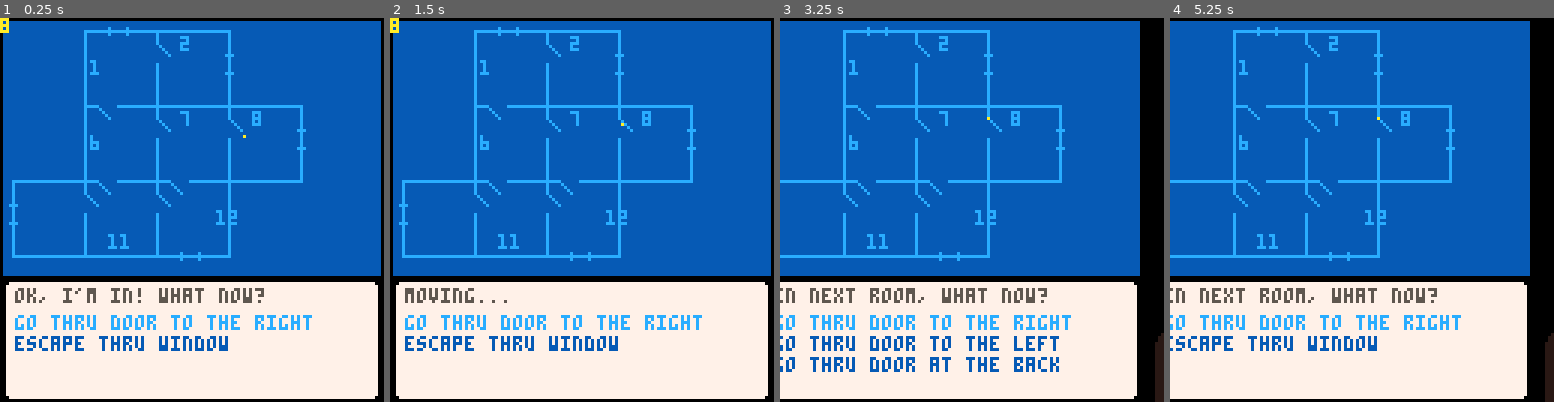
Above: before the commit, frames 1-4 (left to right).
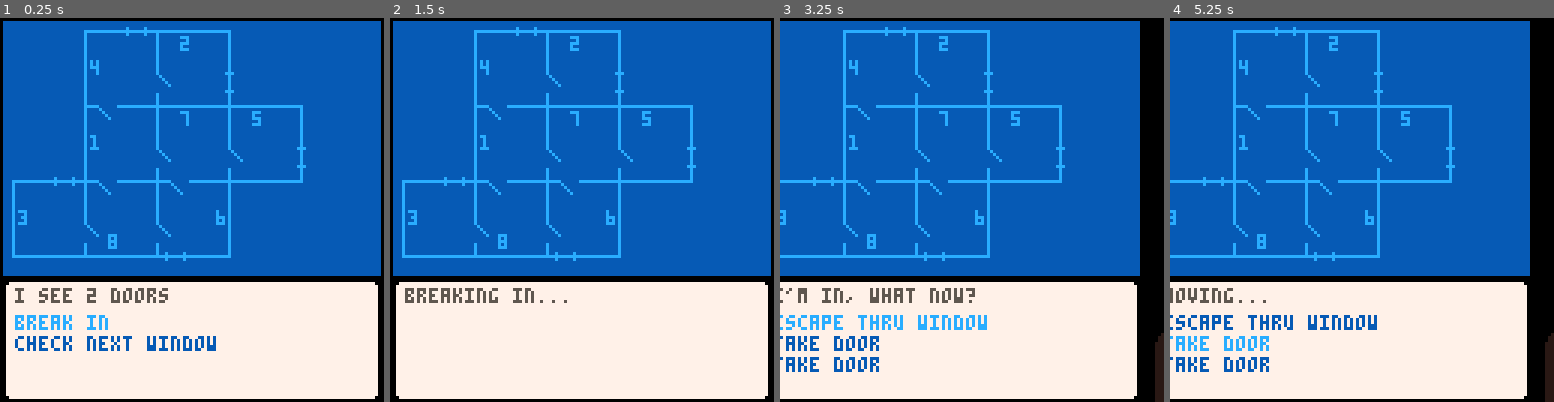
Above: after the commit, the same moments.

Repository: ironchestgames/pico-8-carts
Game: PICO-8 cartridge hackheist.p8
Two runs of this game, one before a commit and one after it. Both use one fixed random seed, a clock stepped at 60 frames per second and the inputs below.
Inputs:
- Up to frame 1 (0.25 s): no input
- Up to frame 2 (1.5 s): tap O (Z key) at 0.7 s
- Up to frame 3 (3.25 s): hold Right 1.6-2.1 s; tap O (Z key) every 0.4 s from 1.7 to 2.9 s; hold Up 2.15-2.42 s; hold Right 2.47-3.03 s; hold Left from 3.08 s (still down)
- Up to frame 4 (5.25 s): tap O (Z key) every 0.4 s from 3.3 to 4.9 s; release Left at 3.58 s; hold Down 3.63-3.97 s; hold Right 4.02-4.68 s; hold Up 4.73-5.03 s; hold Left from 5.08 s (still down)

The runs differ from the first frame. In frame 1, 4.2% of the frame differs, in the area x 0-82%, y 0-87%; in frame 2, 3.9%; in frame 3, 5.1%; in frame 4, 5.3%, in the area x 0-76%, y 2-93%.

Commit message:
hackheist - add breaking in, refactor

Diff:
--- a/hackheist.p8
+++ b/hackheist.p8
@@ -7,6 +7,8 @@
  printh(tostr(s),'debug',false)
 end
 
+menuitem(1,'debug',function() _debug=not _debug end)
+
 function flrrnd(n)
  return flr(rnd(n))
 end
@@ -19,13 +21,20 @@
  return t
 end
 
+function shuffle(_t)
+ for _i=#_t,2,-1 do
+  local _j=flrrnd(_i)+1
+  _t[_i],_t[_j]=_t[_j],_t[_i]
+ end
+ return _t
+end
+
 function dist(x1,y1,x2,y2)
  local dx,dy=(x2-x1)*0.1,(y2-y1)*0.1
  return sqrt(dx*dx+dy*dy)*10
 end
 
-
--- create rooms
+windows={}
 
 rooms={
  {
@@ -101,18 +110,19 @@
 
 partner={
  room=1,
- lastroom=1,
+ prevroom=1,
  xoff=5,
  yoff=10,
  c=0,
  state='idling',
 }
 
-msgstr='ok, i\'m in! what now?'
+msgstr=''
 
 
 function _init()
  rooms={}
+ windows={}
 
  -- west - 1,2
  -- north - 3,4
@@ -127,15 +137,13 @@
    y=flr(_i/5)*25,
    w=24,
    h=25,
-   objs={{},{},{},{},{},{},{},{},},
+   objs={{},{},{},{},{},{},{},{}},
   }
  end
 
  local _stepcount=20
  local _x=flrrnd(5)
  local _y=flrrnd(3)
-
- partner.room=_x+_y*5
 
  local _dirs={-1,1}
  local _i=1
@@ -170,17 +178,17 @@
 
   if _nextx < 5 and _nextx >= 0 and _nexty < 3 and _nexty >= 0 then
    if _nexty - _y == 1 then -- down
-    _curroom.objs[7]={ typ='door', leadsto=_nextroom.id, xoff=4, yoff=25 }
+    _curroom.objs[8]={ typ='door', leadsto=_nextroom.id, xoff=4, yoff=25 }
     _nextroom.objs[3]={ typ='door', leadsto=_curroom.id, xoff=4, yoff=0 }
    elseif _nexty - _y == -1 then -- up
     _curroom.objs[3]={ typ='door', leadsto=_nextroom.id, xoff=4, yoff=0 }
-    _nextroom.objs[7]={ typ='door', leadsto=_curroom.id, xoff=4, yoff=25 }
+    _nextroom.objs[8]={ typ='door', leadsto=_curroom.id, xoff=4, yoff=25 }
    elseif _nextx - _x == 1 then -- right
-    _curroom.objs[5]={ typ='door', leadsto=_nextroom.id, xoff=24, yoff=4 }
-    _nextroom.objs[1]={ typ='door', leadsto=_curroom.id, xoff=0, yoff=4 }
+    _curroom.objs[6]={ typ='door', leadsto=_nextroom.id, xoff=24, yoff=14 }
+    _nextroom.objs[1]={ typ='door', leadsto=_curroom.id, xoff=0, yoff=14 }
    elseif _nextx - _x == -1 then -- left
-    _curroom.objs[1]={ typ='door', leadsto=_nextroom.id, xoff=0, yoff=4 }
-    _nextroom.objs[5]={ typ='door', leadsto=_curroom.id, xoff=24, yoff=4 }
+    _curroom.objs[1]={ typ='door', leadsto=_nextroom.id, xoff=0, yoff=14 }
+    _nextroom.objs[6]={ typ='door', leadsto=_curroom.id, xoff=24, yoff=14 }
    end
 
    _x=_nextx
@@ -189,78 +197,26 @@
   end
  end
 
- -- put camera on doorless wall
- local _camrelstrs={
-  [1]={ -- west
-   nil, -- west
-   nil, -- west
-   'go thru door to the left', -- north
-   'go thru door to the left', -- north
-   'go thru door at the back', -- east
-   'go thru door at the back', -- east
-   'go thru door to the right', -- south
-   'go thru door to the right', -- south
-  },
-  [3]={ -- north
-   'go thru door to the right', -- west
-   'go thru door to the right', -- west
-   nil, -- north
-   nil, -- north
-   'go thru door to the left', -- east
-   'go thru door to the left', -- east
-   'go thru door at the back', -- south
-   'go thru door at the back', -- south
-  },
-  [5]={ -- east
-   'go thru door at the back', -- west
-   'go thru door at the back', -- west
-   'go thru door to the right', -- north
-   'go thru door to the right', -- north
-   nil, -- east
-   nil, -- east
-   'go thru door to the left', -- south
-   'go thru door to the left', -- south
-  },
-  [7]={ -- south
-   'go thru door to the left', -- west
-   'go thru door to the left', -- west
-   'go thru door at the back', -- north
-   'go thru door at the back', -- north
-   'go thru door to the right', -- east
-   'go thru door to the right', -- east
-   nil, -- south
-   nil, -- south
-  },
+ -- add cameras
+ local _pos={
+  [1]={x=2,y=10,otheri=2}, -- west
+  [3]={x=8,y=2,otheri=4}, -- north
+  [6]={x=20,y=10,otheri=5}, -- east
+  [8]={x=8,y=18,otheri=7}, -- south
  }
 
- local _pos={
-  [1]={x=2,y=10}, -- west
-  [3]={x=8,y=2}, -- north
-  [5]={x=20,y=10}, -- east
-  [7]={x=8,y=18}, -- south
- }
-
- local _dirs={1,3,5,7}
+ local _dirs={1,3,6,8}
+ local _addcampreds={}
 
  for _i=0,14 do
   local _room=_rooms[_i]
   for _dir in all(_dirs) do
-   if _room.objs[_dir].typ != 'door' then
+   if _room.objs[_dir].typ != 'door' and _room.objs[_pos[_dir].otheri].typ != 'door' then
     _room.objs[_dir]={ typ='camera', id=_room.id, xoff=_pos[_dir].x, yoff=_pos[_dir].y }
-
-    -- add string to doors
-    for _k=1,8 do
-     local _obj=_room.objs[_k]
-     if _obj.typ == 'door' then
-      _obj.str=_camrelstrs[_dir][_k]
-     end
-    end
-
     break
    end
   end
  end
-
 
  -- add only rooms w doors
  for _i=0,14 do
@@ -269,7 +225,6 @@
   for _obj in all(_room.objs) do
    if _obj.typ == 'door' then
     _hasdoor=true
-    break
    end
   end
 
@@ -278,23 +233,60 @@
   end
  end
 
- -- add windows
- local _min1window
+ -- fix camera ids
+ local _roomswithcam={}
  for _i=0,14 do
   local _room=rooms[_i]
-  if _room and (rnd() > .5 or not _min1window) then
-   if _i == 5 or _i == 10 or rooms[_i-1] == nil and _room.objs[1].typ != 'camera' then -- west
-    _room.objs[1]={ typ='window', xoff=-1, yoff=8 }
-   elseif (_i == 4 or _i == 9 or rooms[_i+1] == nil) and _room.objs[5].typ != 'camera' then -- east
-    _room.objs[5]={ typ='window', xoff=23, yoff=8 }
-   elseif (_i <= 5 or rooms[_i-5] == nil) and _room.objs[3].typ != 'camera' then  -- north
-    _room.objs[3]={ typ='window', xoff=8, yoff=-1 }
-   elseif (_i >= 10 or rooms[_i+5] == nil) and _room.objs[7].typ != 'camera' then -- south
-    _room.objs[7]={ typ='window', xoff=8, yoff=24 }
-   --  _min1window=true
-   end
-  end
- end
+  if _room then
+   for _obj in all(_room.objs) do
+    if _obj.typ == 'camera' then
+     add(_roomswithcam,_room)
+    end
+   end
+  end
+ end
+
+ shuffle(_roomswithcam)
+
+ for _i=1,#_roomswithcam do
+  local _room=_roomswithcam[_i]
+  if _i <= 9 then
+   for _obj in all(_roomswithcam[_i].objs) do
+    if _obj.typ == 'camera' then
+     _obj.id=_i
+    end
+   end
+  else
+   for _j=1,#_room.objs do
+    if _room.objs[_j].typ == 'camera' then
+     _room.objs[_j]={}
+    end
+   end
+  end
+ end
+
+ -- add windows
+ for _i=0,14 do
+  local _room=rooms[_i]
+  if _room then
+   if (rooms[_i-1] == nil or _i == 5 or _i == 10) and _room.objs[1].typ != 'camera' then -- west
+    _room.objs[2]={ typ='window', xoff=-1, yoff=4, roomid=_room.id }
+    add(windows,_room.objs[2])
+   elseif (rooms[_i+1] == nil or _i == 4 or _i == 9) and _room.objs[6].typ != 'camera' then -- east
+    _room.objs[6]={ typ='window', xoff=23, yoff=14, roomid=_room.id }
+    add(windows,_room.objs[6])
+   elseif (rooms[_i-5] == nil or _i <= 4) and _room.objs[3].typ != 'camera' then  -- north
+    _room.objs[4]={ typ='window', xoff=14, yoff=-1, roomid=_room.id }
+    add(windows,_room.objs[4])
+   elseif (rooms[_i+5] == nil or _i >= 10) and _room.objs[8].typ != 'camera' then -- south
+    _room.objs[8]={ typ='window', xoff=3, yoff=24, roomid=_room.id }
+    add(windows,_room.objs[8])
+   end
+  end
+ end
+
+ partner.state='windowsearching'
+ partner.windowid=flrrnd(#windows-1)+1
 
 end
 
@@ -313,6 +305,14 @@
 screensel=0
 camerax=0
 
+local skipstates={
+ windowsearching_sneaking=true,
+ breaking_in=true,
+ escaped=true,
+ prehiding=true,
+ roomchanging=true,
+}
+
 function _update60()
 
  -- create computer menu
@@ -320,88 +320,152 @@
 
  -- create blueprint menu
  menus[0]={}
- local _escapeadded,_hideadded
- local _curroom=rooms[partner.room]
- for _obj in all(_curroom.objs) do
-  if _obj.typ == 'window' and not _escapeadded then
-   add(menus[0],{
-    str='escape thru window',
-    f=function()
-     partner.obj=_obj
-     partner.state='escaping'
-     partner.c=120
-     partner.ismoving=true
-     msgstr='moving...'
-    end,
-   })
-   _escapeadded=true
-
-  elseif _obj.typ == 'door' then
-   add(menus[0],{
-    str=_obj.str,
-    f=function()
-     partner.obj=_obj
-     partner.state='roomchanging'
-     partner.c=60
-     partner.ismoving=true
-     msgstr='moving...'
-    end,
-   })
-
-  elseif _obj.typ == 'computer' then
-
-   if _obj.loot and partner.state != 'hacking' then
+
+ if skipstates[partner.state] and not partner.ismoving then
+  -- pass
+ elseif partner.state == 'windowsearching' then
+  local _doorcount=0
+  debug(partner.windowid)
+  debug(#windows)
+  for _obj in all(rooms[windows[partner.windowid].roomid].objs) do
+   if _obj.typ == 'door' then
+    _doorcount+=1
+   end
+  end
+  if _doorcount == 1 then
+   msgstr='i see 1 door'
+  else
+   msgstr='i see '.._doorcount..' doors'
+  end
+
+  add(menus[0],{
+   str='break in',
+   f=function()
+    partner.state='breaking_in'
+    partner.c=120
+   end,
+  })
+
+  add(menus[0],{
+   str='check next window',
+   f=function()
+    partner.state='windowsearching_sneaking'
+    partner.c=100
+   end,
+  })
+
+ else
+  local _escapeadded,_hideadded
+  local _curroom=rooms[partner.roomid]
+
+  for _i=1,#_curroom.objs do
+   local _obj=_curroom.objs[_i]
+   if _obj.typ == 'window' and not _escapeadded then
     add(menus[0],{
-     str='hack computer',
+     str='escape thru window',
      f=function()
       partner.obj=_obj
-      partner.state='hacking'
-      partner.c=240
-      partner.ismoving=true
-      msgstr='moving...'
-     end,
-    })
-   end
-
-   if _hideadded == nil and partner.state != 'prehiding' then
-    add(menus[0],{
-     str='hide!',
-     f=function()
-      partner.obj=_obj
-      partner.state='prehiding'
+      partner.state='escaping'
       partner.c=120
       partner.ismoving=true
       msgstr='moving...'
      end,
     })
-   end
-  end
- end
-
- if partner.state == 'hiding' then
-  menus[0]={{
-   str='it\'s safe to come out',
-   f=function()
-    msgstr='ok, i\'m coming out'
-    partner.state='unhiding'
-    partner.c=120
-   end,
-  }}
-
- elseif partner.state == 'unhiding' then
-  menus[0]={{
-   str='hide!',
-   f=function()
-    partner.obj=_obj
-    partner.state='prehiding'
-    partner.c=120
-   end,
-  }}
-
- elseif partner.state == 'prehiding' and not partner.ismoving then
-  menus[0]={}
- elseif partner.state == 'roomchanging' and not partner.ismoving then
-  menus[0]={}
+    _escapeadded=true
+
+   elseif _obj.typ == 'door' then
+
+    _str='take door'
+    local _nextobj=_curroom.objs[(_i+1)%#_curroom.objs]
+    local _previ=_i-1
+    if _previ == 0 then
+     _previ=#_curroom.objs
+    end
+    local _prevobj=_curroom.objs[_previ]
+    if _prevobj and _prevobj.typ and _prevobj.typ != 'camera' then
+     _str='take door next to '.._prevobj.typ
+     if _prevobj.typ == 'door' then
+      _str='take door next to other door'
+      if _prevobj.leadsto == partner.prevroom then
+       _str='take door next to previous room'
+      end
+     end
+    elseif _nextobj and _nextobj.typ and _nextobj.typ != 'camera' then
+     _str='take door next to '.._nextobj.typ
+     if _nextobj.typ == 'door' then
+      _str='take door next to other door'
+      if _nextobj.leadsto == partner.prevroom then
+       _str='take door next to previous room'
+      end
+     end
+    end
+
+    if partner.prevroom == _obj.leadsto then
+     _str='take door to previous room'
+    end
+
+    add(menus[0],{
+     str=_str,
+     f=function()
+      partner.obj=_obj
+      partner.state='roomchanging'
+      partner.c=60
+      partner.ismoving=true
+      msgstr='moving...'
+     end,
+    })
+
+   elseif _obj.typ == 'computer' then
+
+    if _obj.loot and partner.state != 'hacking' then
+     add(menus[0],{
+      str='hack computer',
+      f=function()
+       partner.obj=_obj
+       partner.state='hacking'
+       partner.c=240
+       partner.ismoving=true
+       msgstr='moving...'
+      end,
+     })
+    end
+
+    if _hideadded == nil and partner.state != 'prehiding' then
+     add(menus[0],{
+      str='hide!',
+      f=function()
+       partner.obj=_obj
+       partner.state='prehiding'
+       partner.c=120
+       partner.ismoving=true
+       msgstr='moving...'
+      end,
+     })
+    end
+   end
+  end
+
+  if partner.state == 'hiding' then
+   menus[0]={{
+    str='it\'s safe to come out',
+    f=function()
+     msgstr='ok, i\'m coming out'
+     partner.state='unhiding'
+     partner.c=120
+    end,
+   }}
+
+  elseif partner.state == 'unhiding' then
+   menus[0]={{
+    str='hide!',
+    f=function()
+     partner.obj=_obj
+     partner.state='prehiding'
+     partner.c=120
+    end,
+   }}
+
+  end
  end
 
  -- create cam menu
@@ -447,7 +511,11 @@
  else
   partner.c-=1
 
-  if partner.state == 'escaping' then
+  if partner.state == 'windowsearching_sneaking' then
+   msgstr='sneaking to next window...'
+  elseif partner.state == 'breaking_in' then
+   msgstr='breaking in...'
+  elseif partner.state == 'escaping' then
    msgstr='breaking window...'
   elseif partner.state == 'roomchanging' then
    msgstr='...'
@@ -461,12 +529,25 @@
 
   if partner.c <= 0 then
 
-   if partner.state == 'roomchanging' then
-    partner.lastroom=partner.room
-    partner.room=partner.obj.leadsto
-    local _curroom=rooms[partner.room]
+   if partner.state == 'windowsearching_sneaking' then
+    partner.windowid+=1
+    if partner.windowid > #windows then
+     partner.windowid=1
+    end
+    partner.state='windowsearching'
+
+   elseif partner.state == 'breaking_in' then
+    partner.roomid=windows[partner.windowid].roomid
+    partner.prevroom=partner.roomid
+    partner.state='idling'
+    msgstr='i\'m in, what now?'
+
+   elseif partner.state == 'roomchanging' then
+    partner.prevroom=partner.roomid
+    partner.roomid=partner.obj.leadsto
+    local _curroom=rooms[partner.roomid]
     for _obj in all(_curroom.objs) do
-     if _obj.leadsto == partner.lastroom then
+     if _obj.leadsto == partner.prevroom then
       partner.obj=nil
       partner.xoff=_obj.xoff
       partner.yoff=_obj.yoff
@@ -484,6 +565,7 @@
     partner.state='idling'
 
    elseif partner.state == 'escaping' then
+    partner.roomid=nil
     partner.state='escaped'
     partner.c=100
     msgstr='i made it out!'
@@ -574,8 +656,10 @@
  end
 
  -- debug draw partner in blueprint
- print(partner.room,0,0,10)
- pset(4+rooms[partner.room].x+partner.xoff,4+rooms[partner.room].y+partner.yoff,10)
+ if _debug then
+  print(partner.roomid,0,0,10)
+  pset(4+rooms[partner.roomid].x+partner.xoff,4+rooms[partner.roomid].y+partner.yoff,10)
+ end
 
  -- draw menus[0]
  rectfill(2,88,125,126,7)
